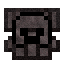
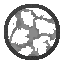
Revision of a layered 64 × 64 image; what changed, layer by layer:
showed "Firework Star 64x" over 4, 4, 60, 60
hid group "armor" (36 layers) over 4, 4, 60, 60
